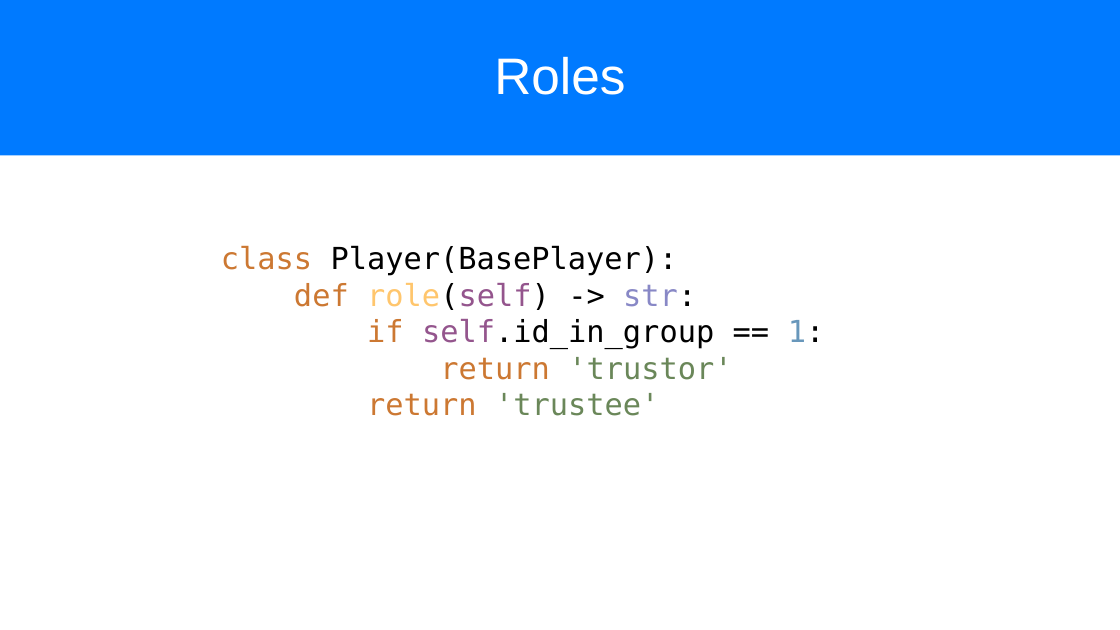
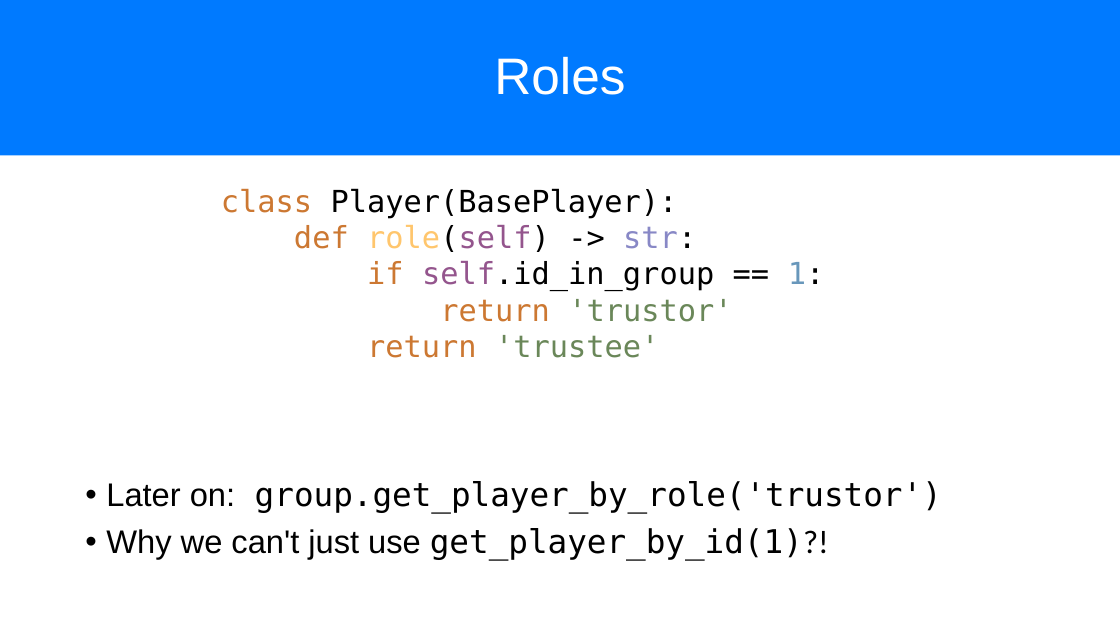
Before and after one commit to chapkovski/uncertainty-summer-school, a slide deck: slide 6 of presentations/frankfurt_july_2019 day2.pptx. Drawn at 1120x630 pixels with LibreOffice and Linux fonts; fonts in the diff are those of the drawing. Boxes give left, top, right and bottom in pixels: in the first picture for what was removed or moved away, otherwise in the second. Text is boxed around its words. In the diff, an @@ line names an element or a change of style, - is before the commit and + after.

Commit message:
trust fin

```diff
--- a/presentations/frankfurt_july_2019 day2.pptx
+++ b/presentations/frankfurt_july_2019 day2.pptx
@@ text "class Player(BasePlayer): def role(self) -> ..." moved from (x1=221, y1=245, x2=825, y2=416) to (x1=221, y1=188, x2=825, y2=358) @@
@@ text added at (x1=106, y1=481, x2=942, y2=560), 28 pt, text #000000 @@
+• Later on: group.get_player_by_role('trustor')
+• Why we can't just use get_player_by_id(1)?!
```
Also in this commit, not shown: 1 other slide changed, 2 slides added, 7 other files.
